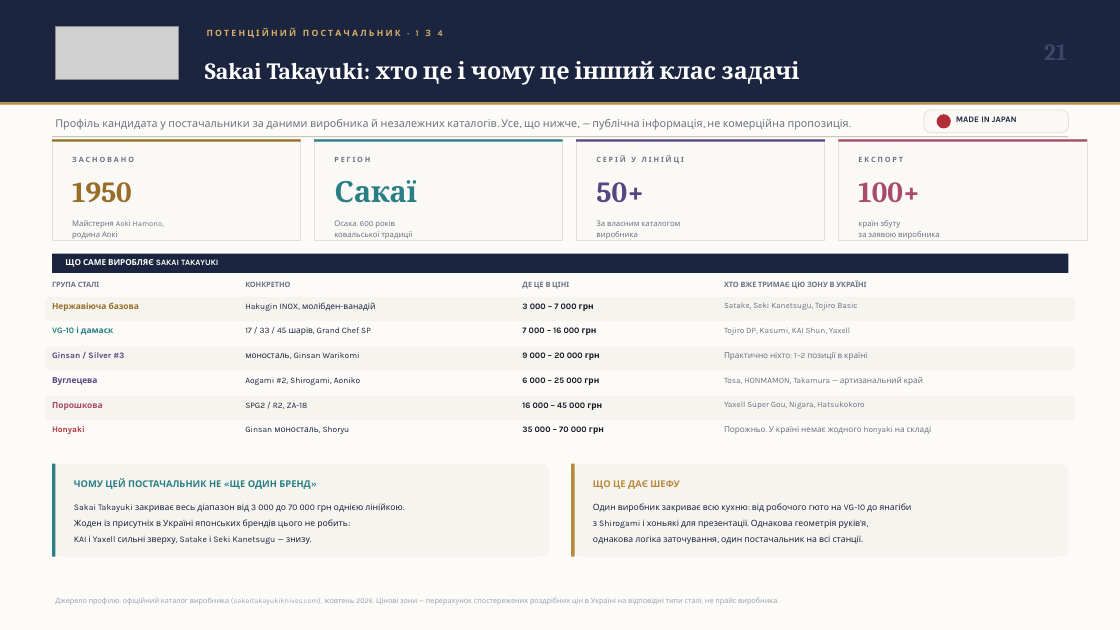
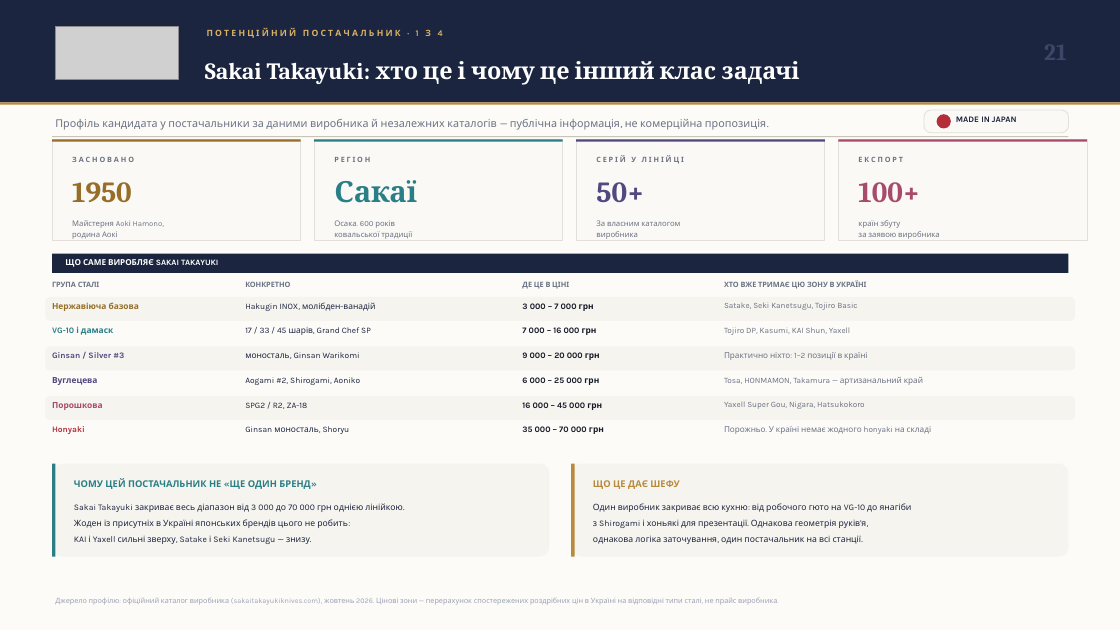
Before and after one commit to IllyaChaplygin/Chaplygin-Illya, a slide deck: slide 21 of Japanese_Knives_Ukraine_Market_Research.pptx. Drawn at 1120x630 pixels with LibreOffice and Linux fonts; fonts in the diff are those of the drawing; grey boxes stand for pictures. Boxes give left, top, right and bottom in pixels: in the first picture for what was removed or moved away, otherwise in the second. Text is boxed around its words. In the diff, an @@ line names an element or a change of style, - is before the commit and + after.

```diff
--- a/Japanese_Knives_Ukraine_Market_Research.pptx
+++ b/Japanese_Knives_Ukraine_Market_Research.pptx
@@ text at box(55, 119, 766, 130): text changed @@
-Профіль кандидата у постачальники за даними виробника й незалежних каталогів. Усе, що нижче, — публічна інформація, не комерційна пропозиція.
+Профіль кандидата у постачальники за даними виробника й незалежних каталогів — публічна інформація, не комерційна пропозиція.
```
Also in this commit, not shown: 17 other slides changed, 1 other file.
